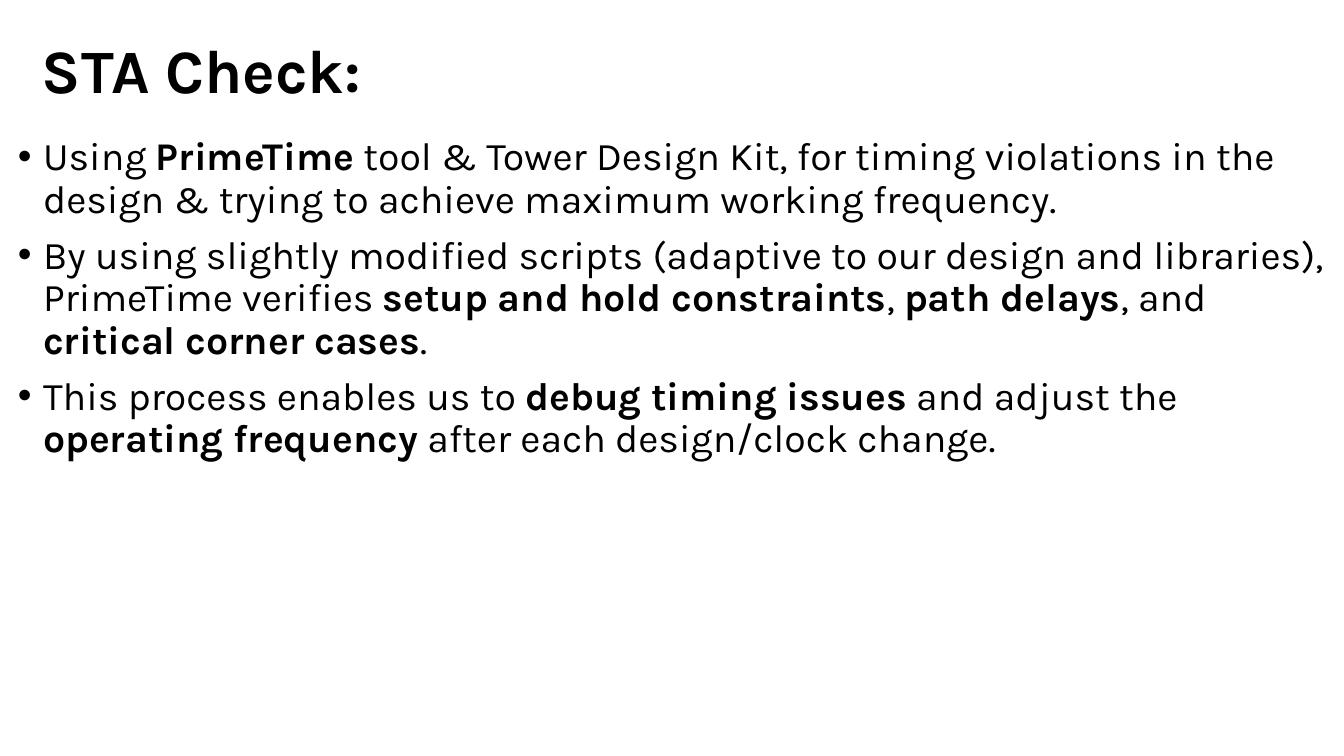
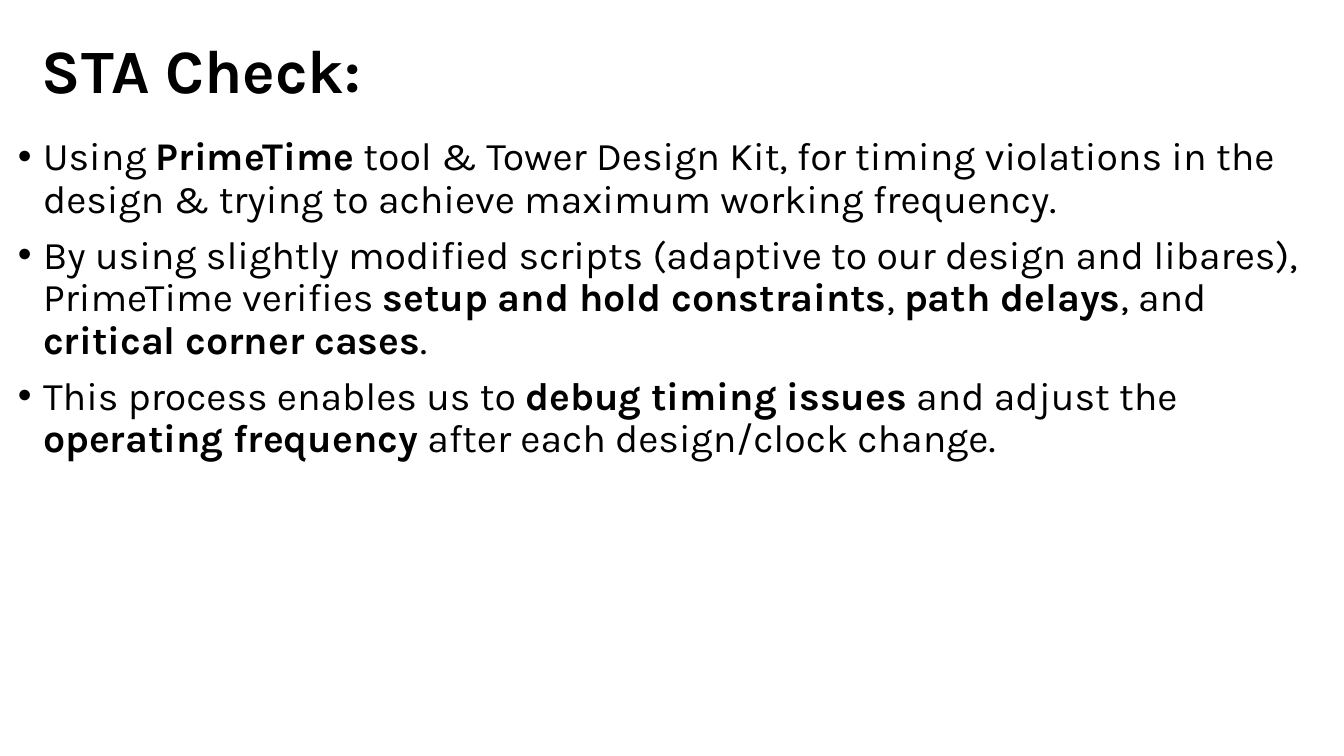
Before and after one commit to muhammad0bi/044169_project_B, a slide deck: slide 17 of Presintaions and Reports/Final presntaion VLSI.pptx (slide 20 before the commit). Drawn at 1344x756 pixels with LibreOffice and Linux fonts; fonts in the diff are those of the drawing. Boxes give left, top, right and bottom in pixels: in the first picture for what was removed or moved away, otherwise in the second. Text is boxed around its words. In the diff, an @@ line names an element or a change of style, - is before the commit and + after.

```diff
--- a/Presintaions and Reports/Final presntaion VLSI.pptx
+++ b/Presintaions and Reports/Final presntaion VLSI.pptx
@@ text at bbox=[43, 240, 1297, 355]: text changed @@
-• By using slightly modified scripts (adaptive to our design and libraries), PrimeTime verifies setup and hold constraints, path delays, and critical corner cases.
+• By using slightly modified scripts (adaptive to our design and libares), PrimeTime verifies setup and hold constraints, path delays, and critical corner cases.
```
Also in this commit, not shown: 4 other slides changed, 3 slides removed.
